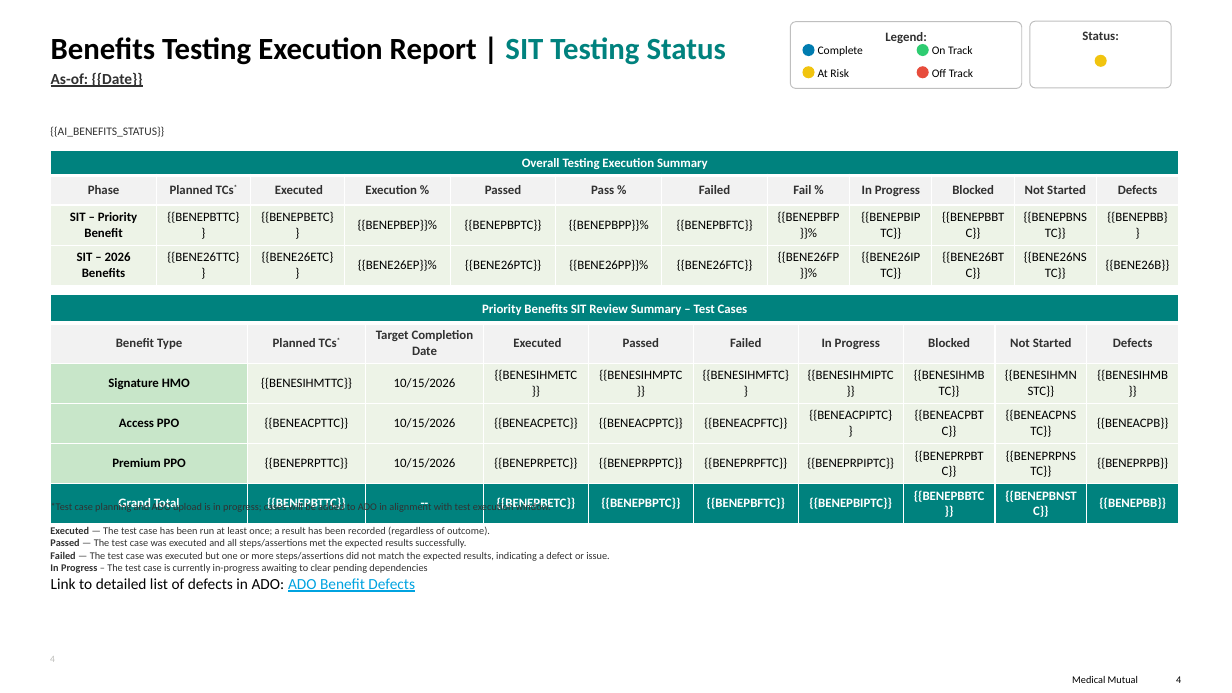
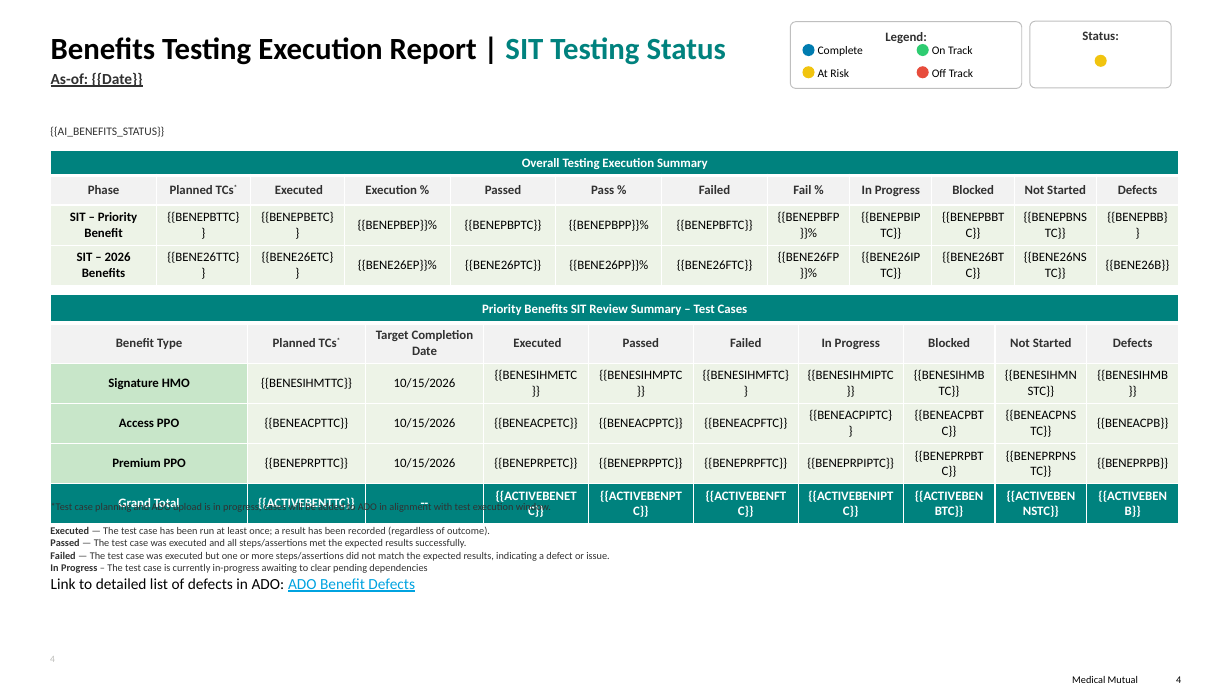
Before and after one commit to sgandhi3/Project-Management-Reporting, a slide deck: slide 4 of temp2.pptx. Drawn at 1232x693 pixels with LibreOffice and Linux fonts; fonts in the diff are those of the drawing; background and template pictures are left out. Boxes give left, top, right and bottom in pixels: in the first picture for what was removed or moved away, otherwise in the second. Text is boxed around its words. In the diff, an @@ line names an element or a change of style, - is before the commit and + after.

```diff
--- a/temp2.pptx
+++ b/temp2.pptx
@@ table at (51,295,1180,523) @@
-row 6: Grand Total | {{BENEPBTTC}} | -- | {{BENEPBETC}} | {{BENEPBPTC}} | {{BENEPBFTC}} | {{BENEPBIPTC}} | {{BENEPBBTC}} | {{BENEPBNSTC}} | {{BENEPBB}}
+row 6: Grand Total | {{ACTIVEBENTTC}} | -- | {{ACTIVEBENETC}} | {{ACTIVEBENPTC}} | {{ACTIVEBENFTC}} | {{ACTIVEBENIPTC}} | {{ACTIVEBENBTC}} | {{ACTIVEBENNSTC}} | {{ACTIVEBENB}}
```
Also in this commit, not shown: 4 other files.
